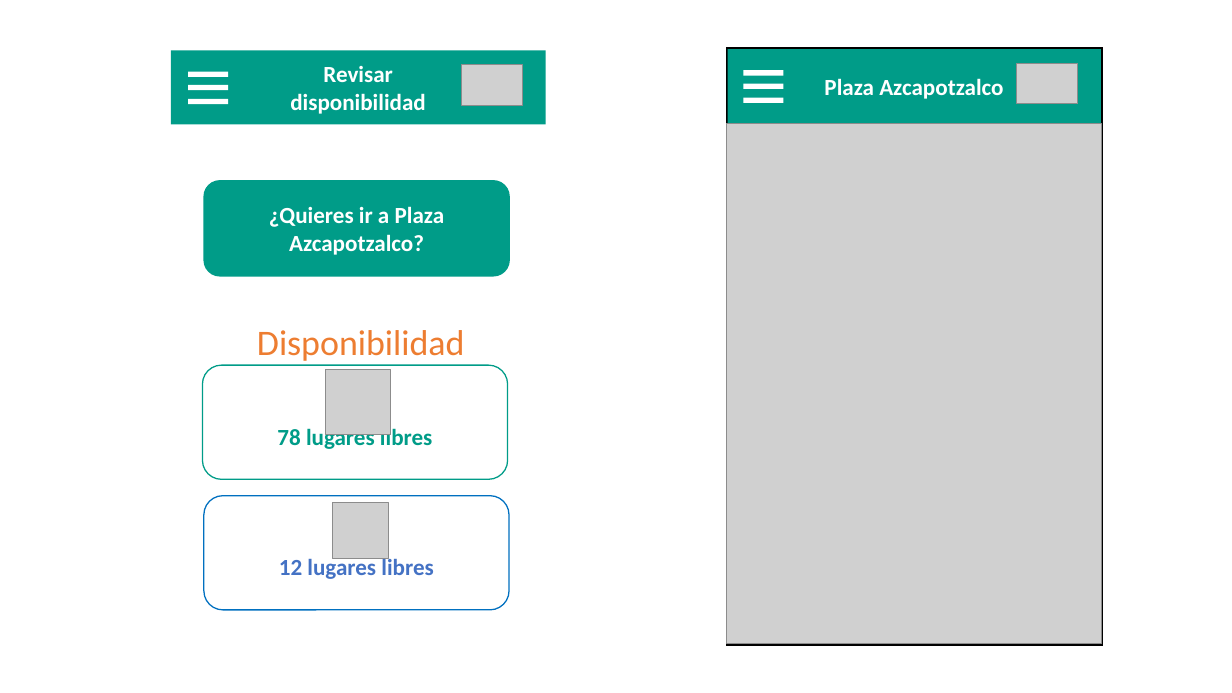
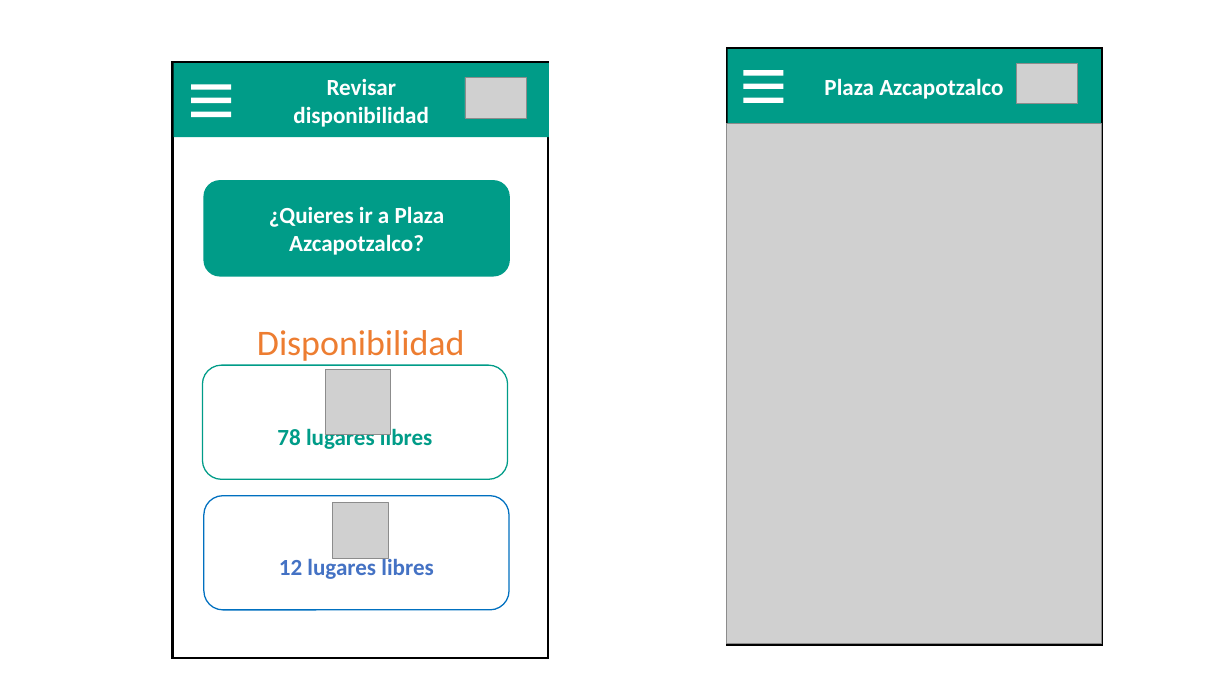
Before and after one commit to ajbeem/iotserver, a slide deck: slide 6 of documentation/MapaNavegacion.pptm. Drawn at 1232x693 pixels with LibreOffice and Linux fonts; fonts in the diff are those of the drawing; grey boxes stand for pictures. Boxes give left, top, right and bottom in pixels: in the first picture for what was removed or moved away, otherwise in the second. Text is boxed around its words. In the diff, an @@ line names an element or a change of style, - is before the commit and + after.

```diff
--- a/documentation/MapaNavegacion.pptm
+++ b/documentation/MapaNavegacion.pptm
@@ rectangle at box(173, 62, 548, 658): outline none to #000000 1.75 pt @@
@@ rectangle "Revisar": place and size @@
-rectangle "Revisar" at box(171, 51, 546, 125)
+rectangle "Revisar" at box(174, 63, 549, 137)
@@ picture: place and size @@
-picture at box(462, 65, 523, 105)
+picture at box(465, 78, 526, 118)
@@ 3 rectangles: place and size @@
-3 rectangles at box(189, 71, 228, 104)
+3 rectangles at box(191, 84, 231, 117)
```
Also in this commit, not shown: 3 other slides changed, 1 slide added, 1 slide removed, 4 other files.
